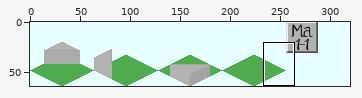
A sprite sheet gets an edit: source/png/Simple_Station_MainStation-1_1.png. Above, an overview of the earlier version with the close-up marked.
Close-up. As it was:
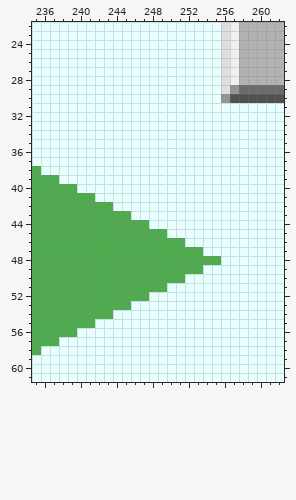
The file is 320x64 pixels. Colours within 5 levels of each other are drawn and written as one. Shown: x 235..262, y 22..61.
After the commit:
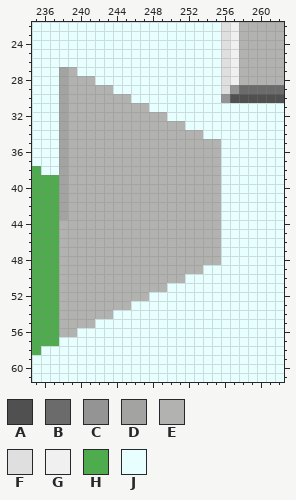
Palette (. is transparent): A #505050  B #6b6b6b  C #949494  D #a3a3a1  E #b2b2b0  F #dfdfdf  G #f0f0f0  H #4eac4e  J #e7ffff
Changes in this commit:
@@ x 235..262 @@
 26 JJJJJJJJJJJJJJJJJJJJJFGEEEEE
-27 JJJJJJJJJJJJJJJJJJJJJFGEEEEE
-28 JJJJJJJJJJJJJJJJJJJJJFGEEEEE
-29 JJJJJJJJJJJJJJJJJJJJJFCBBBBB
-30 JJJJJJJJJJJJJJJJJJJJJCAAAAAA
-31 JJJJJJJJJJJJJJJJJJJJJJJJJJJJ
-32 JJJJJJJJJJJJJJJJJJJJJJJJJJJJ
-33 JJJJJJJJJJJJJJJJJJJJJJJJJJJJ
-34 JJJJJJJJJJJJJJJJJJJJJJJJJJJJ
-35 JJJJJJJJJJJJJJJJJJJJJJJJJJJJ
-36 JJJJJJJJJJJJJJJJJJJJJJJJJJJJ
-37 JJJJJJJJJJJJJJJJJJJJJJJJJJJJ
-38 HJJJJJJJJJJJJJJJJJJJJJJJJJJJ
-39 HHHJJJJJJJJJJJJJJJJJJJJJJJJJ
-40 HHHHHJJJJJJJJJJJJJJJJJJJJJJJ
-41 HHHHHHHJJJJJJJJJJJJJJJJJJJJJ
-42 HHHHHHHHHJJJJJJJJJJJJJJJJJJJ
-43 HHHHHHHHHHHJJJJJJJJJJJJJJJJJ
-44 HHHHHHHHHHHHHJJJJJJJJJJJJJJJ
-45 HHHHHHHHHHHHHHHJJJJJJJJJJJJJ
-46 HHHHHHHHHHHHHHHHHJJJJJJJJJJJ
-47 HHHHHHHHHHHHHHHHHHHJJJJJJJJJ
-48 HHHHHHHHHHHHHHHHHHHHHJJJJJJJ
-49 HHHHHHHHHHHHHHHHHHHJJJJJJJJJ
-50 HHHHHHHHHHHHHHHHHJJJJJJJJJJJ
-51 HHHHHHHHHHHHHHHJJJJJJJJJJJJJ
-52 HHHHHHHHHHHHHJJJJJJJJJJJJJJJ
-53 HHHHHHHHHHHJJJJJJJJJJJJJJJJJ
-54 HHHHHHHHHJJJJJJJJJJJJJJJJJJJ
-55 HHHHHHHJJJJJJJJJJJJJJJJJJJJJ
-56 HHHHHJJJJJJJJJJJJJJJJJJJJJJJ
+27 JJJDEJJJJJJJJJJJJJJJJFGEEEEE
+28 JJJDEEEJJJJJJJJJJJJJJFGEEEEE
+29 JJJDEEEEEJJJJJJJJJJJJFCBBBBB
+30 JJJDEEEEEEEJJJJJJJJJJCAAAAAA
+31 JJJDEEEEEEEEEJJJJJJJJJJJJJJJ
+32 JJJDEEEEEEEEEEEJJJJJJJJJJJJJ
+33 JJJDEEEEEEEEEEEEEJJJJJJJJJJJ
+34 JJJDEEEEEEEEEEEEEEEJJJJJJJJJ
+35 JJJDEEEEEEEEEEEEEEEEEJJJJJJJ
+36 JJJDEEEEEEEEEEEEEEEEEJJJJJJJ
+37 JJJDEEEEEEEEEEEEEEEEEJJJJJJJ
+38 HJJDEEEEEEEEEEEEEEEEEJJJJJJJ
+39 HHHDEEEEEEEEEEEEEEEEEJJJJJJJ
+40 HHHDEEEEEEEEEEEEEEEEEJJJJJJJ
+41 HHHDEEEEEEEEEEEEEEEEEJJJJJJJ
+42 HHHDEEEEEEEEEEEEEEEEEJJJJJJJ
+43 HHHDEEEEEEEEEEEEEEEEEJJJJJJJ
+44 HHHEEEEEEEEEEEEEEEEEEJJJJJJJ
+45 HHHEEEEEEEEEEEEEEEEEEJJJJJJJ
+46 HHHEEEEEEEEEEEEEEEEEEJJJJJJJ
+47 HHHEEEEEEEEEEEEEEEEEEJJJJJJJ
+48 HHHEEEEEEEEEEEEEEEEEEJJJJJJJ
+49 HHHEEEEEEEEEEEEEEEEJJJJJJJJJ
+50 HHHEEEEEEEEEEEEEEJJJJJJJJJJJ
+51 HHHEEEEEEEEEEEEJJJJJJJJJJJJJ
+52 HHHEEEEEEEEEEJJJJJJJJJJJJJJJ
+53 HHHEEEEEEEEJJJJJJJJJJJJJJJJJ
+54 HHHEEEEEEJJJJJJJJJJJJJJJJJJJ
+55 HHHEEEEJJJJJJJJJJJJJJJJJJJJJ
+56 HHHEEJJJJJJJJJJJJJJJJJJJJJJJ
 57 HHHJJJJJJJJJJJJJJJJJJJJJJJJJ
Pixel boxes of the changes (left, top, right, bottom) in both close-ups:
changed: (59, 67, 221, 337)
